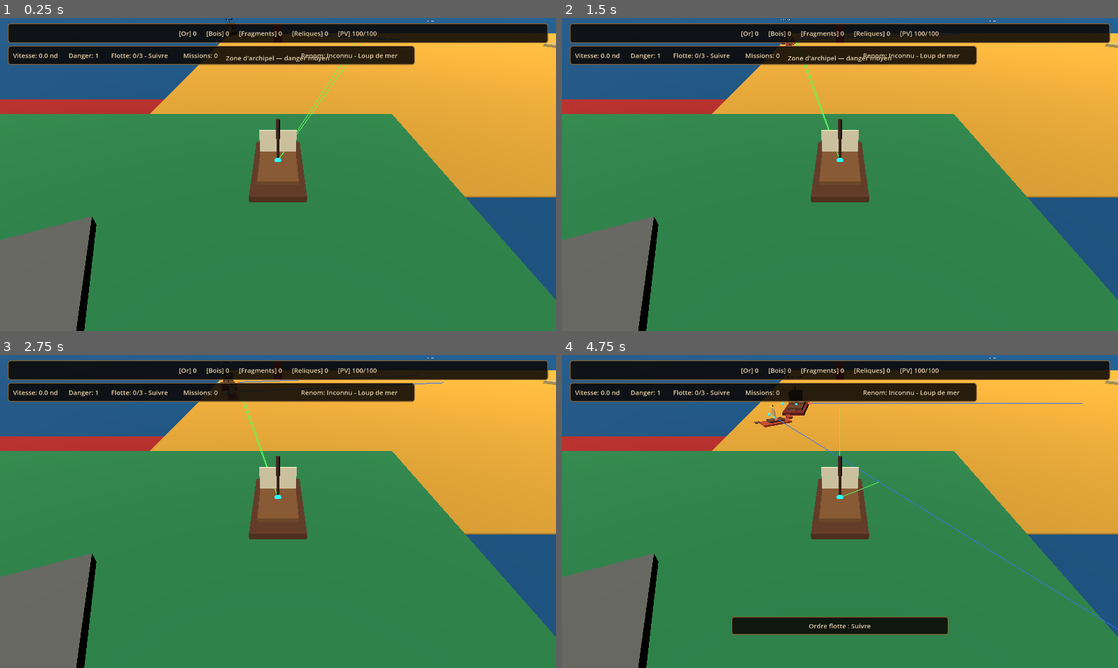
Above: before the commit, frames 1-4 (two rows, left to right).
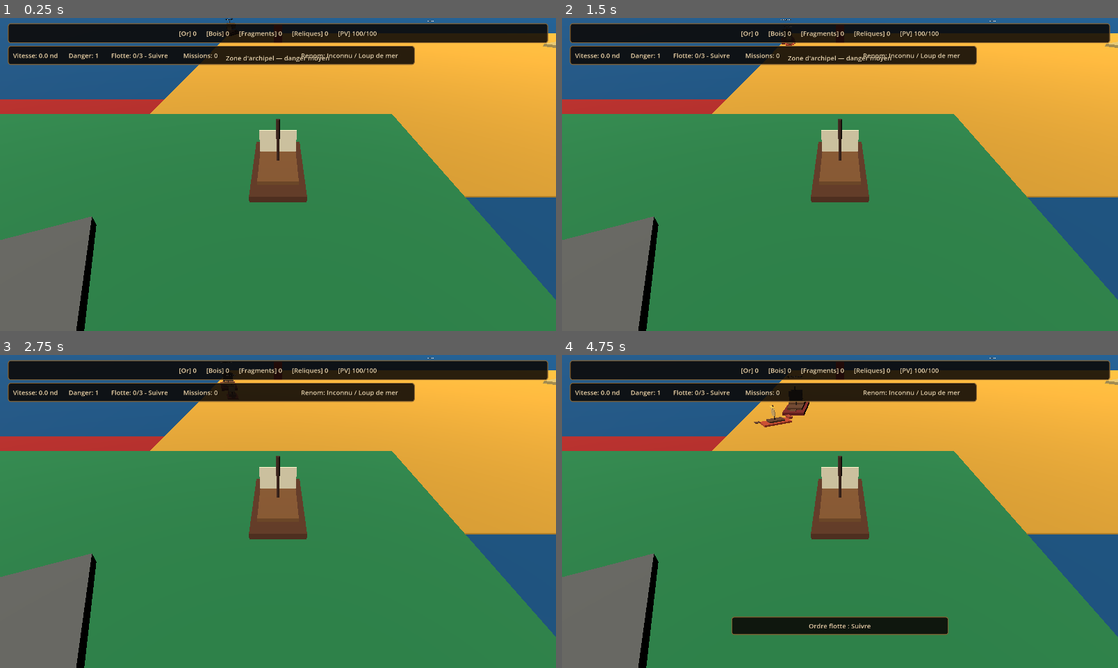
Above: after the commit, the same moments.

Repository: blou132/jeux-pirate
Game: Godot game, scene res://scenes/world/World.tscn
Two runs of this game, one before a commit and one after it. Both use one fixed random seed, a clock stepped at 60 frames per second and the inputs below.
Inputs (mouse positions are in pixels of both pictures, inside the frame that each line leads up to):
- Up to frame 1 (0.25 s): no input
- Up to frame 2 (1.5 s): tap Enter at 0.5 s; move the mouse to (962, 158) at 0.52 s; hold D 0.53-1.25 s; tap R at 0.6 s; click (962, 158) at 0.67 s; drag from (728, 190) to (812, 237) at 1.27 s
- Up to frame 3 (2.75 s): tap Space at 2 s; move the mouse to (333, 442) at 2.02 s; hold D from 2.03 s (still down); hold Q from 2.03 s (still down)
- Up to frame 4 (4.75 s): release D at 2.75 s; release Q at 2.75 s; drag from (812, 574) to (673, 464) at 2.77 s; move the mouse to (1006, 558) at 3.52 s; hold A 3.53-4.25 s; tap F at 3.6 s; drag from (673, 464) to (756, 433) at 4.27 s

The runs differ from the first frame. In frame 1, 0.2% of the frame differs, in the area x 41-73%, y 4-46%; in frame 2, 0.2%; in frame 3, 0.2%; in frame 4, 0.4%, in the area x 37-100%, y 11-88%.

Commit message:
fix: polish renown HUD readability

Diff:
--- a/scenes/ui/HUD.tscn
+++ b/scenes/ui/HUD.tscn
@@ -89,7 +89,7 @@
 [node name="CompactReputationLabel" type="Label" parent="HUDRoot/CompactSailingPanel/CompactRow"]
 custom_minimum_size = Vector2(250, 0)
 layout_mode = 2
-text = "Renom: Inconnu - Loup de mer"
+text = "Renom: Inconnu / Loup"
 clip_text = true
 
 [node name="LeftStatusPanel" type="PanelContainer" parent="HUDRoot"]
--- a/scripts/boats/AllyShip.gd
+++ b/scripts/boats/AllyShip.gd
@@ -15,7 +15,7 @@
 @export var cannon_point_base_half_width: float = 1.05
 @export var cannon_point_height: float = 0.58
 @export var cannon_point_forward_offset: float = -0.2
-@export var debug_show_aim_points: bool = true
+@export var debug_show_aim_points: bool = false
 
 var health: int
 var angular_velocity: float = 0.0
--- a/scripts/boats/EnemyShip.gd
+++ b/scripts/boats/EnemyShip.gd
@@ -20,7 +20,7 @@
 @export var cannon_point_height: float = 0.65
 @export var cannon_point_forward_offset: float = -0.25
 # Temporary v0.3.7 helper to inspect enemy broadside cannon points during tests.
-@export var debug_show_aim_points: bool = true
+@export var debug_show_aim_points: bool = false
 
 var health: int
 var angular_velocity: float = 0.0
--- a/scripts/boats/EnemyShipAI.gd
+++ b/scripts/boats/EnemyShipAI.gd
@@ -18,9 +18,9 @@
 @export var broadside_line_correction_weight: float = 0.7
 @export var broadside_side_lock_duration: float = 1.5
 # Temporary v0.3.5 console helper to verify enemy broadside selection during tests.
-@export var debug_broadside_fire: bool = true
+@export var debug_broadside_fire: bool = false
 @export var debug_broadside_fire_interval: float = 1.5
-@export var debug_show_broadside_lines: bool = true
+@export var debug_show_broadside_lines: bool = false
 @export var debug_broadside_line_length: float = 28.0
 
 const BROADSIDE_SIDE_NONE := 0
--- a/scripts/boats/PlayerBoat.gd
+++ b/scripts/boats/PlayerBoat.gd
@@ -21,7 +21,7 @@
 @export var respawn_safe_radius: float = 28.0
 @export var respawn_enemy_push_distance: float = 42.0
 # Temporary v0.3.7 helper to inspect the real player aim point during tests.
-@export var debug_show_aim_points: bool = true
+@export var debug_show_aim_points: bool = false
 
 var health: int
 var current_speed: float = 0.0
--- a/scripts/ui/HUD.gd
+++ b/scripts/ui/HUD.gd
@@ -430,11 +430,18 @@
 		String(view.get("next_title_name", "Titre maximum")),
 		String(view.get("title_progress_text", "0 / 120")),
 	]
-	compact_reputation_label.text = "Renom: %s - %s" % [
-		String(view.get("rank_name", "Inconnu")),
-		String(view.get("title_name", "Loup de mer")),
+	compact_reputation_label.text = "Renom: %s / %s" % [
+		_shorten_compact_text(String(view.get("rank_name", "Inconnu")), 10),
+		_shorten_compact_text(String(view.get("title_name", "Loup de mer")), 12),
 	]
 	_set_reputation_panel_visible(true)
+
+
+func _shorten_compact_text(text: String, max_length: int) -> String:
+	if text.length() <= max_length:
+		return text
+
+	return "%s." % text.substr(0, maxi(1, max_length - 1))
 
 
 func _set_reputation_panel_visible(is_visible: bool) -> void:
